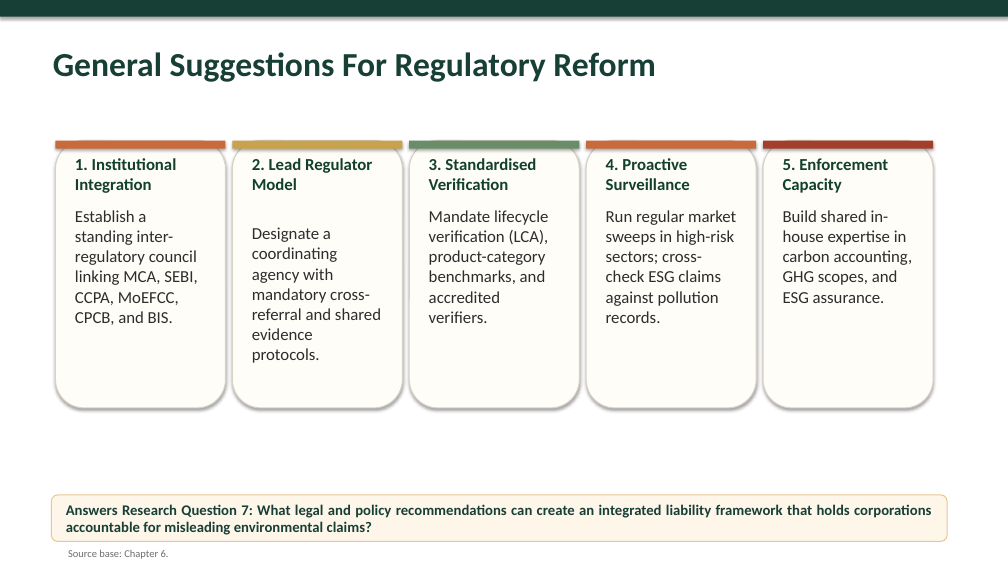
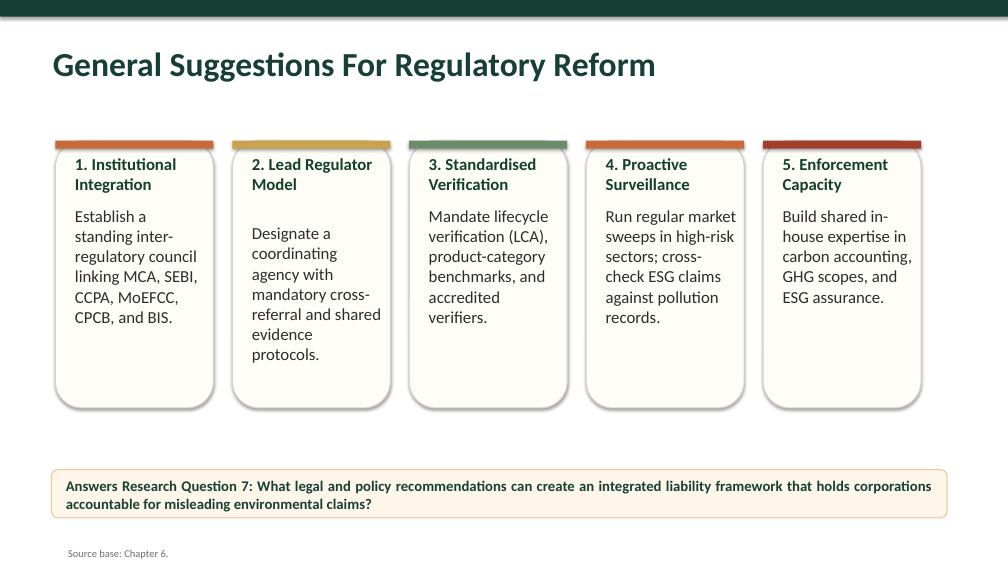
Before and after one commit to atul516/Final-VIva, a slide deck: slide 22 of Thesis Defence Presentation Final.pptx. Drawn at 1008x567 pixels with LibreOffice and Linux fonts; fonts in the diff are those of the drawing. Boxes give left, top, right and bottom in pixels: in the first picture for what was removed or moved away, otherwise in the second. Text is boxed around its words. In the diff, an @@ line names an element or a change of style, - is before the commit and + after.

```diff
--- a/Thesis Defence Presentation Final.pptx
+++ b/Thesis Defence Presentation Final.pptx
@@ rounded rectangle: place and size @@
-rounded rectangle at box(55, 141, 225, 408)
+rounded rectangle at box(55, 141, 213, 408)
@@ rectangle: place and size @@
-rectangle at box(55, 141, 225, 149)
+rectangle at box(55, 141, 213, 149)
@@ rounded rectangle: place and size @@
-rounded rectangle at box(232, 141, 402, 408)
+rounded rectangle at box(232, 141, 390, 408)
@@ rectangle: place and size @@
-rectangle at box(232, 141, 402, 149)
+rectangle at box(232, 141, 390, 149)
@@ rounded rectangle: place and size @@
-rounded rectangle at box(409, 141, 579, 408)
+rounded rectangle at box(409, 141, 567, 408)
@@ rectangle: place and size @@
-rectangle at box(409, 141, 579, 149)
+rectangle at box(409, 141, 567, 149)
@@ rounded rectangle: place and size @@
-rounded rectangle at box(586, 141, 756, 408)
+rounded rectangle at box(586, 141, 744, 408)
@@ rectangle: place and size @@
-rectangle at box(586, 141, 756, 149)
+rectangle at box(586, 141, 744, 149)
@@ rounded rectangle: place and size @@
-rounded rectangle at box(763, 141, 933, 408)
+rounded rectangle at box(763, 141, 921, 408)
@@ rectangle: place and size @@
-rectangle at box(763, 141, 933, 149)
+rectangle at box(763, 141, 921, 149)
@@ rounded rectangle: place and size @@
-rounded rectangle at box(51, 495, 948, 542)
+rounded rectangle at box(51, 470, 948, 518)
@@ text "Answers Research Question 7: What ...": place and size @@
-text "Answers Research Question 7: What ..." at box(66, 504, 931, 535)
+text "Answers Research Question 7: What ..." at box(66, 480, 931, 512)
```
Also in this commit, not shown: 7 other slides changed.
